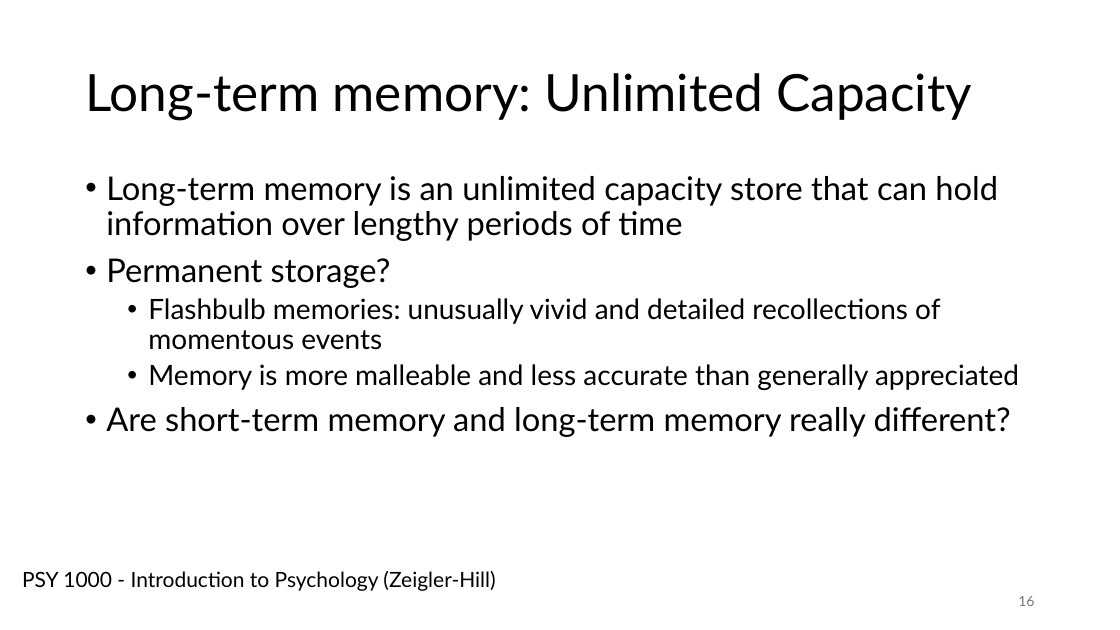
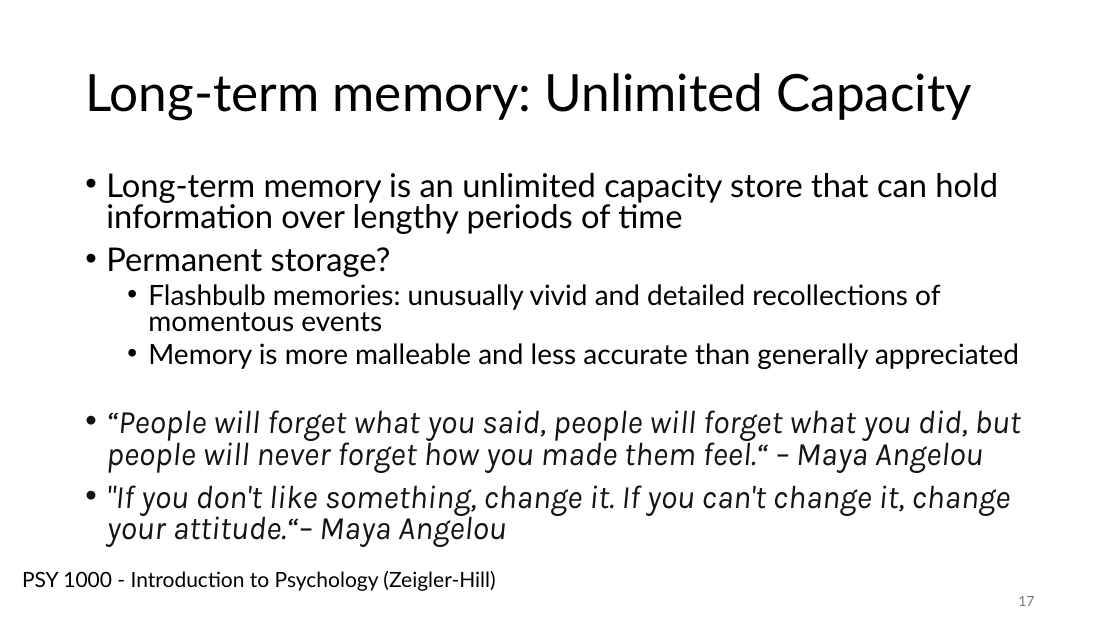
Before and after one commit to dan-pi/presentations, a slide deck: slide 17 of Dan’s Certification Journey - Part 1.pptx (slide 16 before the commit). Drawn at 1120x630 pixels with LibreOffice and Linux fonts; fonts in the diff are those of the drawing. Boxes give left, top, right and bottom in pixels: in the first picture for what was removed or moved away, otherwise in the second. Text is boxed around its words. In the diff, an @@ line names an element or a change of style, - is before the commit and + after.

Commit message:
v5

```diff
--- a/Dan’s Certification Journey - Part 1.pptx
+++ b/Dan’s Certification Journey - Part 1.pptx
@@ text at bbox=[106, 173, 1019, 369]: line spacing 0.9 to 0.8 @@
@@ text at bbox=[106, 410, 1021, 547]: text changed; font Lato to Karla; text colour #000000 to #141414; italic on @@
-• Are short-term memory and long-term memory really different?
+• “People will forget what you said, people will forget what you did, but people will never forget how you made them feel.“ – Maya Angelou
+• "If you don't like something, change it. If you can't change it, change your attitude.“– Maya Angelou
@@ page number at bbox=[1018, 596, 1034, 606]: text changed @@
-16
+17
```
Also in this commit, not shown: 2 other slides changed.
